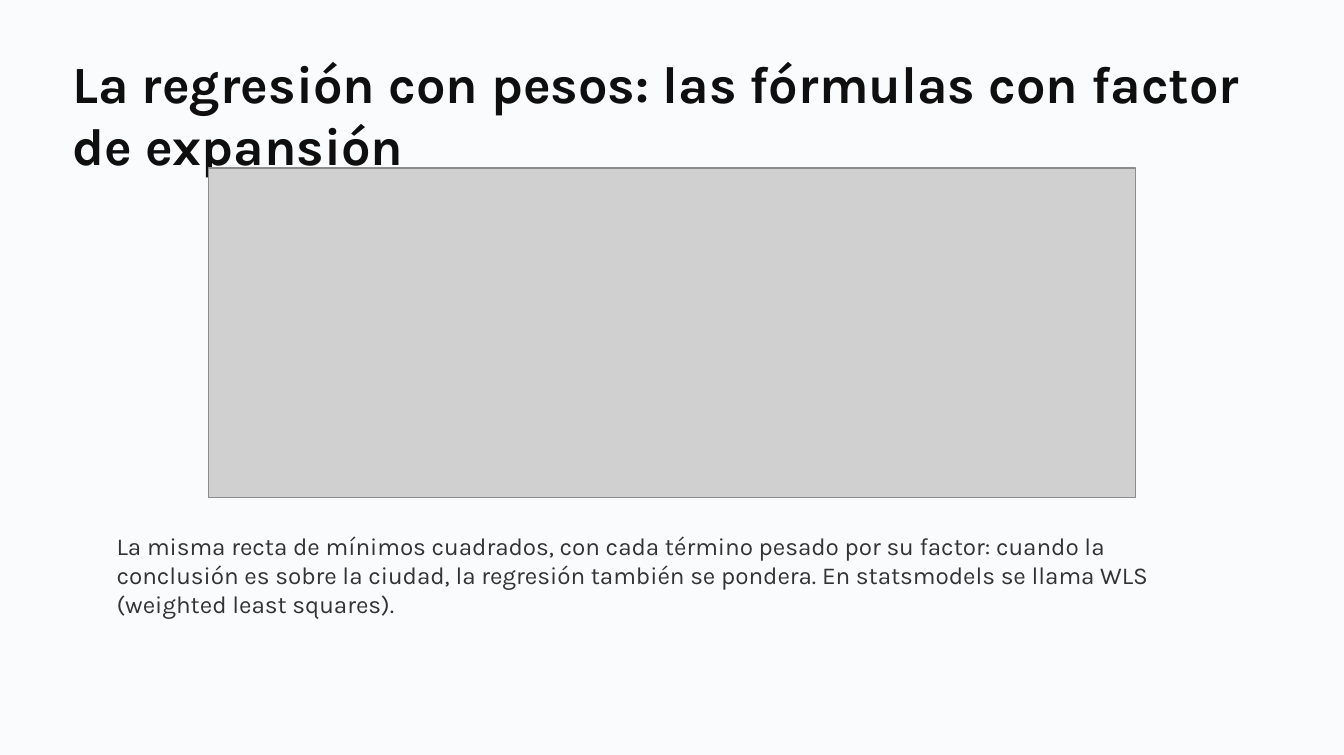
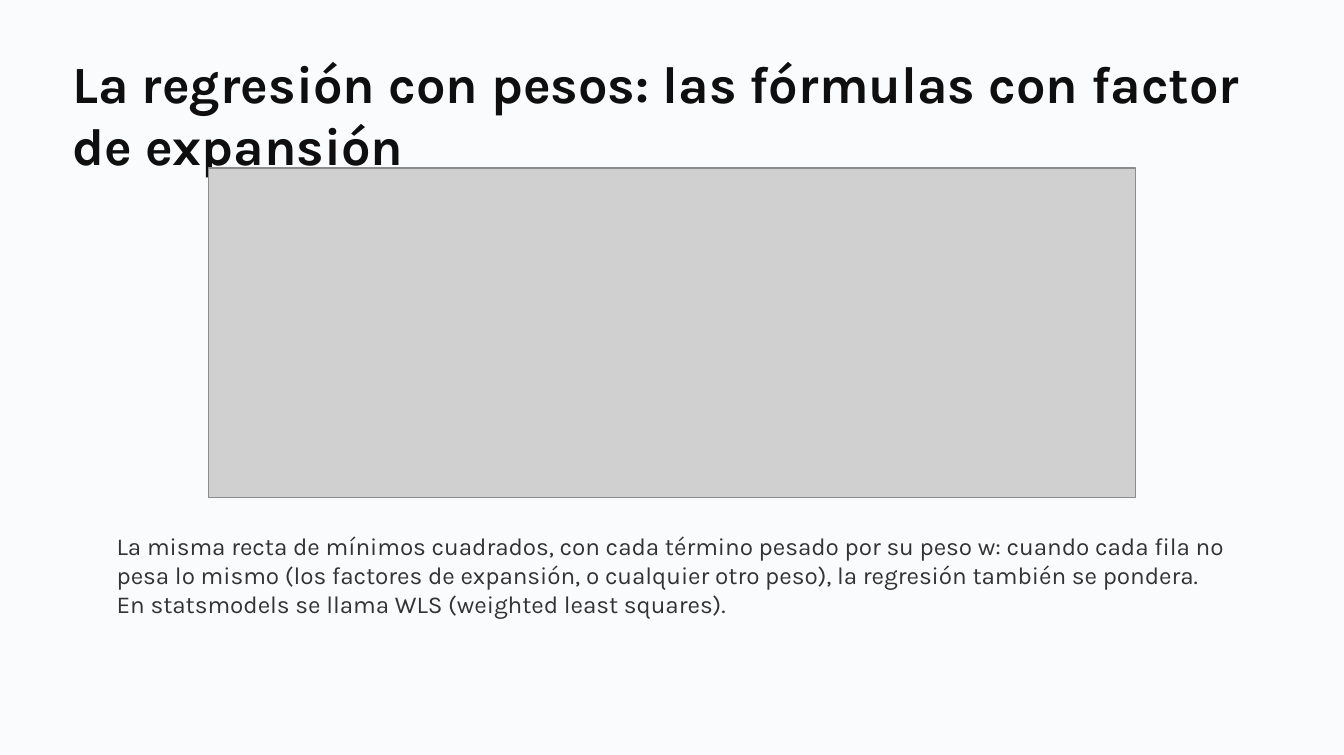
Before and after one commit to daniopitz/cienciadatos, a slide deck: slide 29 of presentaciones/clase04_regresion.pptx. Drawn at 1344x755 pixels with LibreOffice and Linux fonts; fonts in the diff are those of the drawing; grey boxes stand for pictures. Boxes give left, top, right and bottom in pixels: in the first picture for what was removed or moved away, otherwise in the second. Text is boxed around its words. In the diff, an @@ line names an element or a change of style, - is before the commit and + after.

```diff
--- a/presentaciones/clase04_regresion.pptx
+++ b/presentaciones/clase04_regresion.pptx
@@ text at (117, 536, 1224, 619): text changed @@
-La misma recta de mínimos cuadrados, con cada término pesado por su factor: cuando la conclusión es sobre la ciudad, la regresión también se pondera. En statsmodels se llama WLS (weighted least squares).
+La misma recta de mínimos cuadrados, con cada término pesado por su peso w: cuando cada fila no pesa lo mismo (los factores de expansión, o cualquier otro peso), la regresión también se pondera. En statsmodels se llama WLS (weighted least squares).
```
Also in this commit, not shown: 2 other slides changed, 1 other file.
